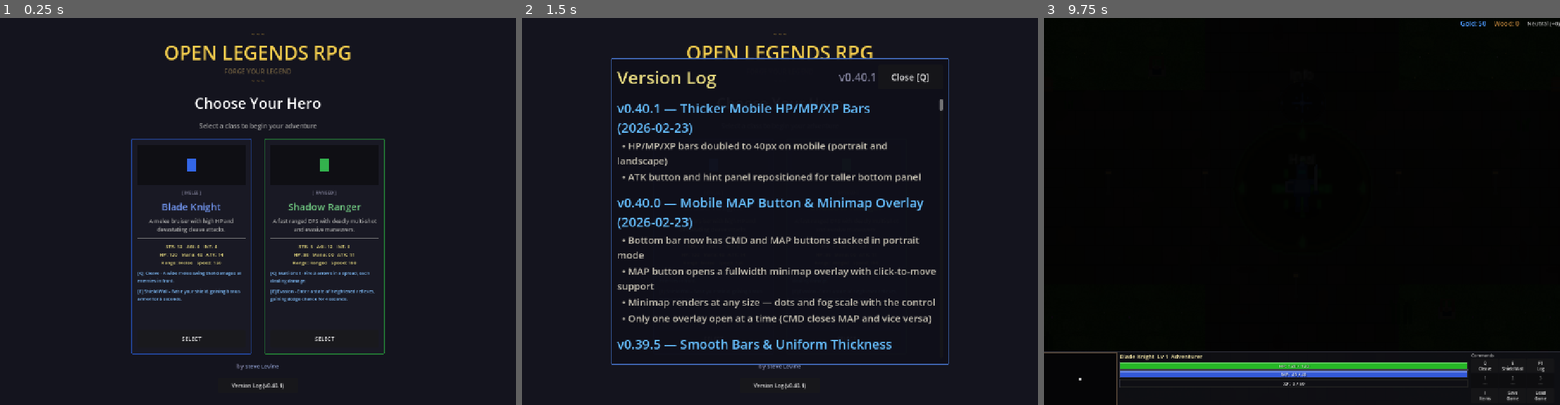
Above: before the commit, frames 1-3 (left to right).
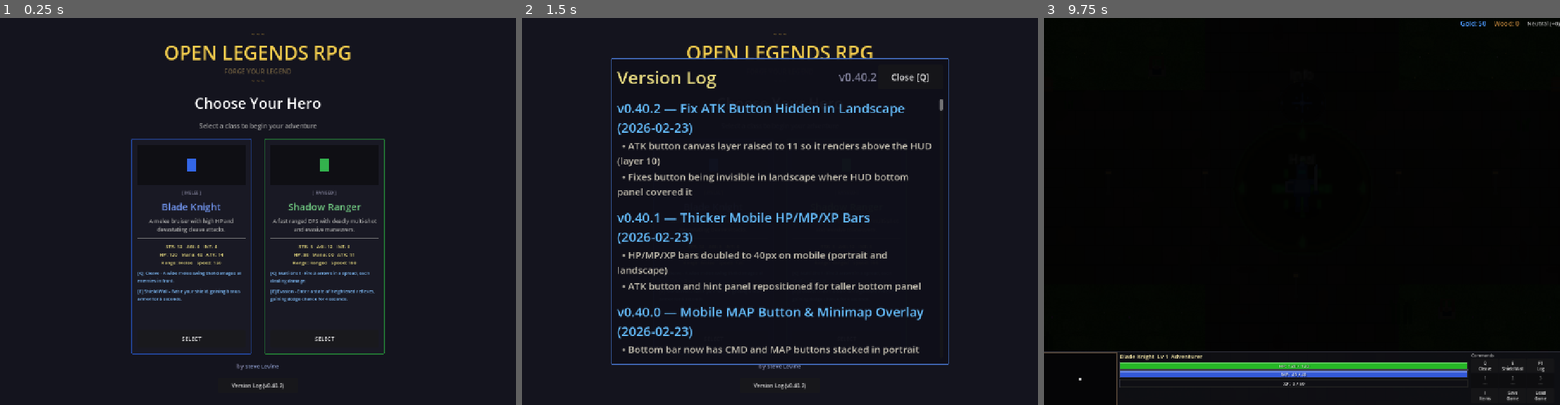
Above: after the commit, the same moments.

Repository: slxny/legends-open-rpg
Game: Godot game, scene res://scenes/main.tscn
The game is run twice, just before and just after one commit, with the same random seed, the same clock (stepped at 60 frames per second) and the same inputs.
Inputs (mouse positions are in pixels of both pictures, inside the frame that each line leads up to):
- Up to frame 1 (0.25 s): no input
- Up to frame 2 (1.5 s): click "Version Log (v0.40.1)" (after the commit: "Version Log (v0.40.2)") at 0.5 s; click "SELECT" at 1.25 s
- Up to frame 3 (9.75 s): click "SELECT" at 2 s; tap Enter at 2.75, 4.25, 5.75 s; move the mouse to (1415, 192) at 2.77 s; hold D (move_right) 2.78-3.5 s; hold Q (ability_1) 2.78-3.5 s; click (1415, 192) at 2.92 s; tap Space (attack) at 3.5, 6.5 s; drag from (1198, 230) to (1276, 288) at 3.52 s; move the mouse to (1353, 126) at 4.27 s; hold D (move_right) 4.28-5 s; hold Space (attack) 4.28-5 s; drag from (1276, 288) to (1147, 153) at 5.02 s; move the mouse to (1456, 269) at 5.77 s; hold A (move_left) 5.78-6.5 s; tap 1 at 5.85 s; drag from (1147, 153) to (1224, 114) at 6.52 s; move the mouse to (1327, 211) at 7.27 s; hold S (move_down) 7.28-8 s; tap 3 at 7.35 s; click (1327, 211) at 7.42 s; drag from (1224, 114) to (1198, 230) at 8.02 s; move the mouse to (1415, 192) at 8.77 s; hold W (move_up) 8.78-9.5 s; hold Q (ability_1) 8.78-9.5 s; drag from (1198, 230) to (1276, 288) at 9.52 s

The runs differ from the first frame. In frame 1, less than 0.1% of the frame differs, in the area x 54-55%, y 94-96%; in frame 2, 9.4%, in the area x 18-81%, y 14-96%; in frame 3, nothing differs.

Commit message:
Fix ATK button hidden in landscape — canvas layer 10 vs 11
Both the HUD and ATK button CanvasLayers were at layer 10, so the
HUD's bottom panel painted over the button in landscape. Bumped ATK
canvas to layer 11.

https://claude.ai/code/session_017og7U6vscobkg1TanUuk76

Diff:
--- a/scenes/player/player.gd
+++ b/scenes/player/player.gd
@@ -1631,7 +1631,7 @@
 
 func _create_mobile_attack_button() -> void:
 	_mobile_atk_canvas = CanvasLayer.new()
-	_mobile_atk_canvas.layer = 10  # Above HUD
+	_mobile_atk_canvas.layer = 11  # Above HUD (which is layer 10)
 	add_child(_mobile_atk_canvas)
 
 	var vp_size = get_viewport().get_visible_rect().size
--- a/scenes/ui/changelog_dialog.gd
+++ b/scenes/ui/changelog_dialog.gd
@@ -9,9 +9,18 @@
 var _is_visible: bool = false
 var _is_mobile: bool = false
 
-const GAME_VERSION := "v0.40.1"
+const GAME_VERSION := "v0.40.2"
 
 const CHANGELOG: Array[Dictionary] = [
+	{
+		"version": "v0.40.2",
+		"title": "Fix ATK Button Hidden in Landscape",
+		"date": "2026-02-23",
+		"entries": [
+			"ATK button canvas layer raised to 11 so it renders above the HUD (layer 10)",
+			"Fixes button being invisible in landscape where HUD bottom panel covered it",
+		]
+	},
 	{
 		"version": "v0.40.1",
 		"title": "Thicker Mobile HP/MP/XP Bars",
